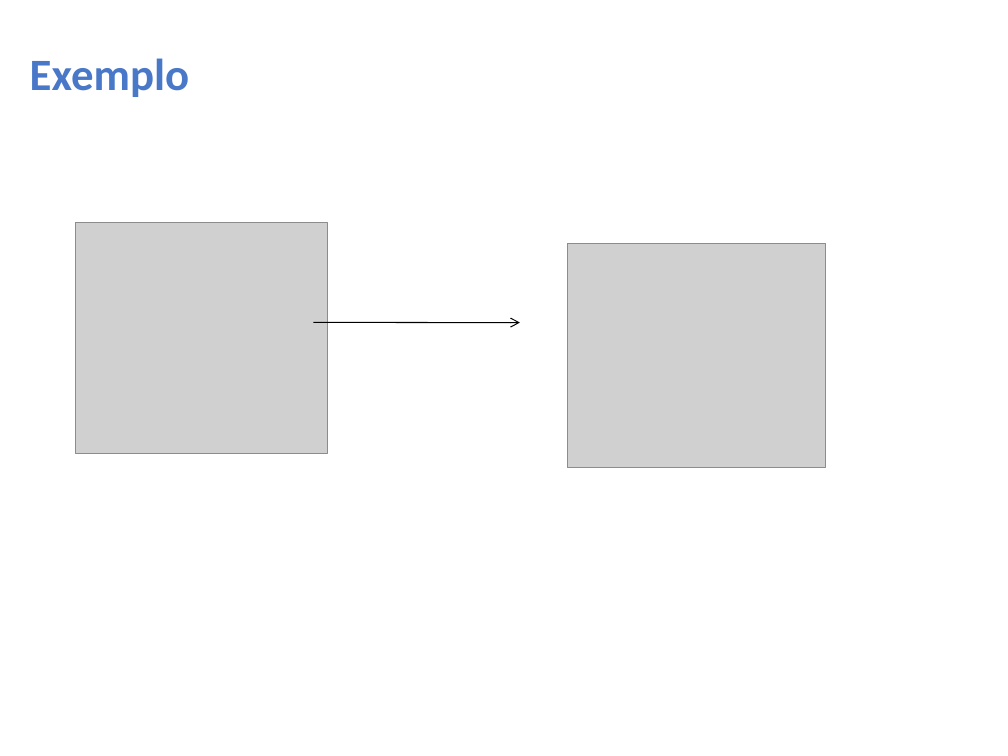
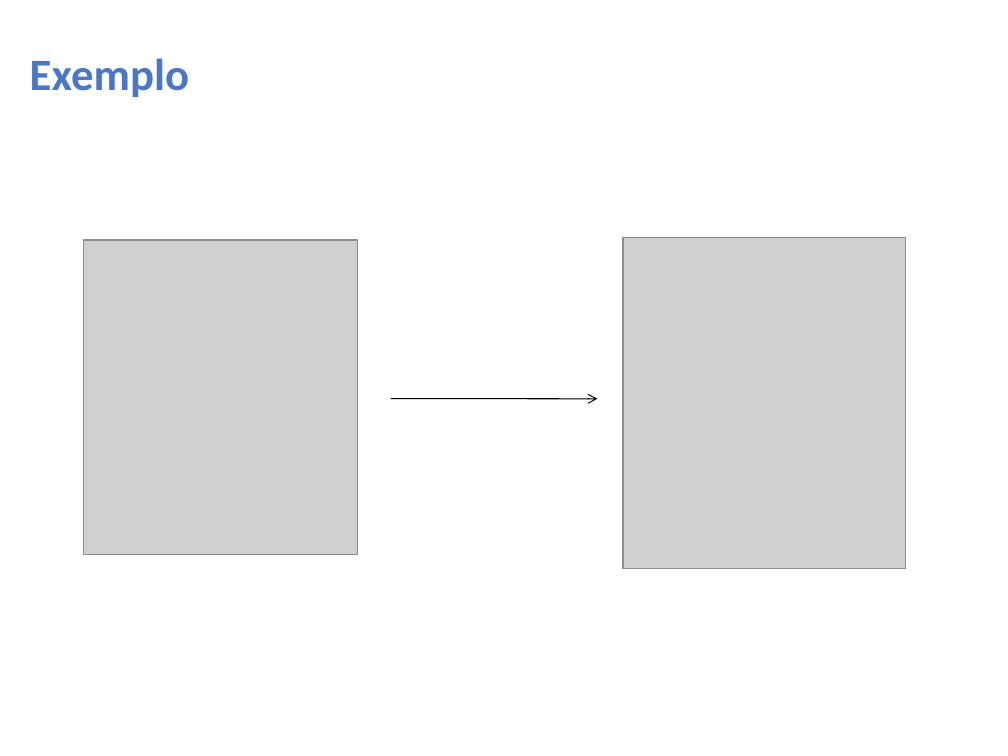
Before and after one commit to teltools/labs-jquery-i18n, a slide deck: slide 8 of I18N/I18n.pptx. Drawn at 1008x756 pixels with LibreOffice and Linux fonts; fonts in the diff are those of the drawing; grey boxes stand for pictures; background and template pictures are left out. Boxes give left, top, right and bottom in pixels: in the first picture for what was removed or moved away, otherwise in the second. Text is boxed around its words. In the diff, an @@ line names an element or a change of style, - is before the commit and + after.

```diff
--- a/I18N/I18n.pptx
+++ b/I18N/I18n.pptx
@@ picture: place and size @@
-picture at [568, 243, 826, 468]
+picture at [623, 237, 905, 569]
@@ picture: place and size @@
-picture at [76, 223, 328, 454]
+picture at [84, 240, 358, 554]
@@ arrow moved from (313, 323) - (520, 323) to (391, 398) - (598, 399) @@
```
Also in this commit, not shown: 8 other slides changed.
